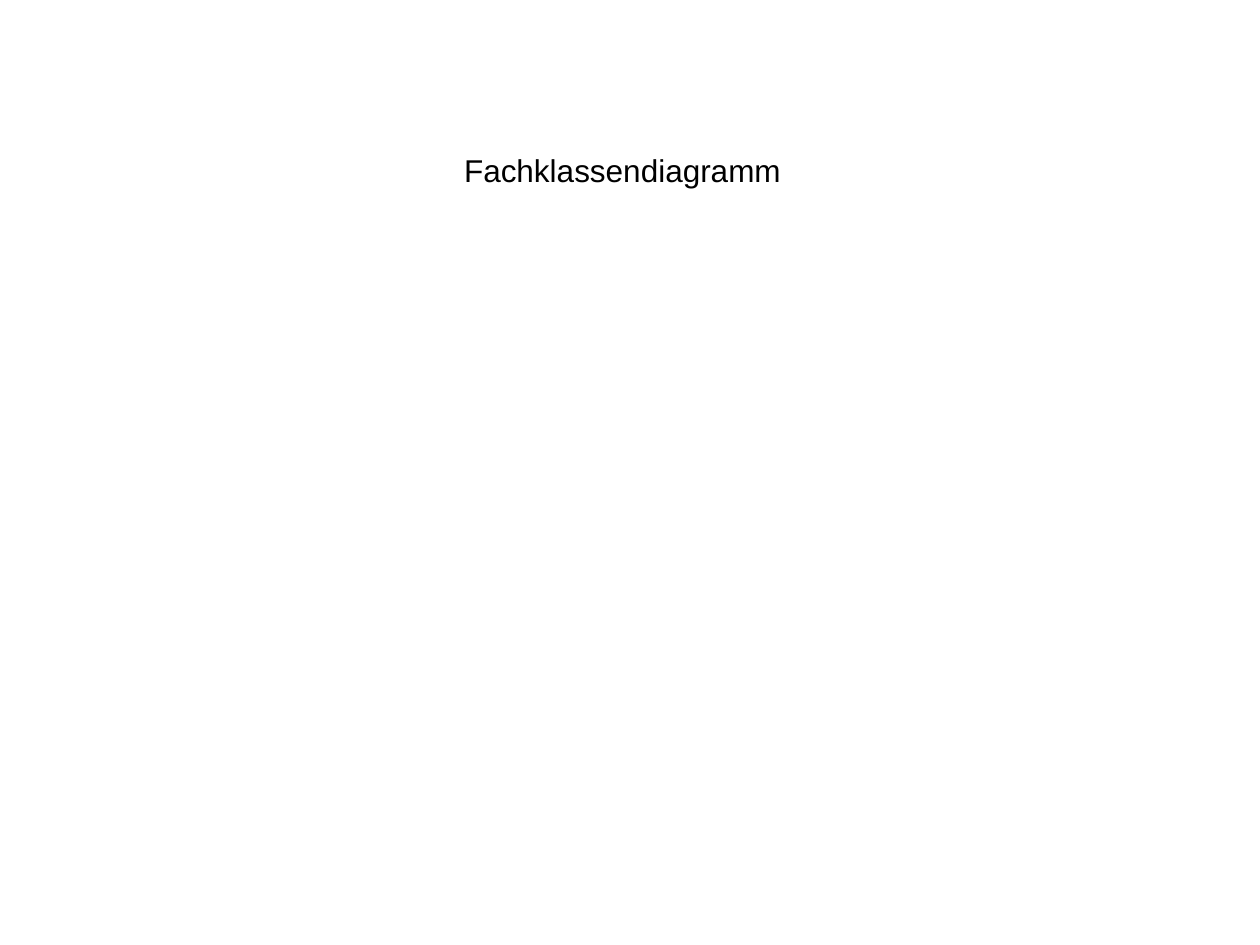
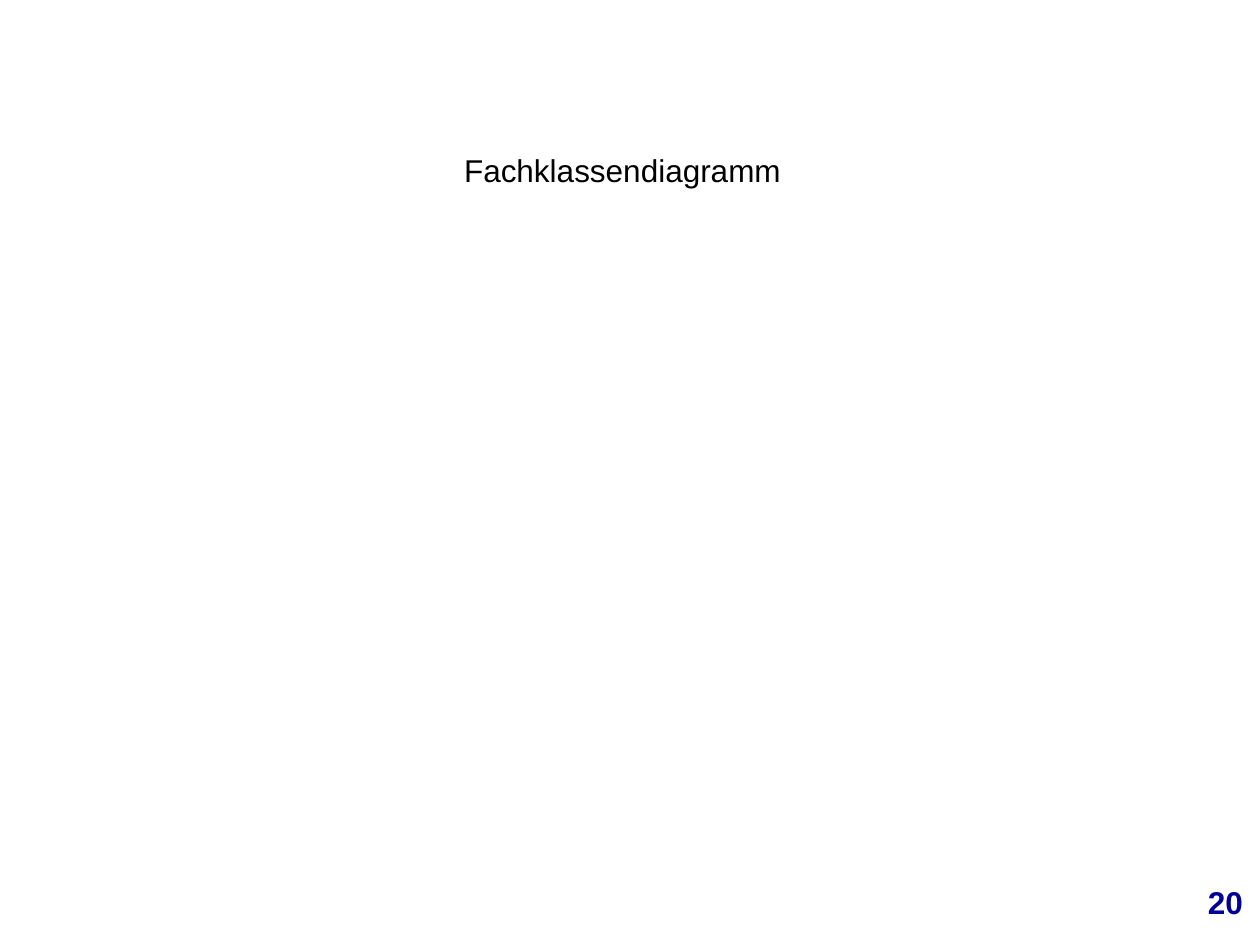
Before and after one commit to mjamaleddine/crowd-innovation, a slide deck: slide 21 of Meilenstein_5/Daten/meilenstein_5.ppt. Drawn at 1260x945 pixels with LibreOffice and Linux fonts; fonts in the diff are those of the drawing; background and template pictures are left out. Boxes give left, top, right and bottom in pixels: in the first picture for what was removed or moved away, otherwise in the second. Text is boxed around its words. In the diff, an @@ line names an element or a change of style, - is before the commit and + after.

```diff
--- a/Meilenstein_5/Daten/meilenstein_5.ppt
+++ b/Meilenstein_5/Daten/meilenstein_5.ppt
@@ text added at bbox=[1208, 892, 1243, 915], 18 pt, text #000099, bold @@
+20
```
Also in this commit, not shown: 12 other slides changed, 3 other files.
